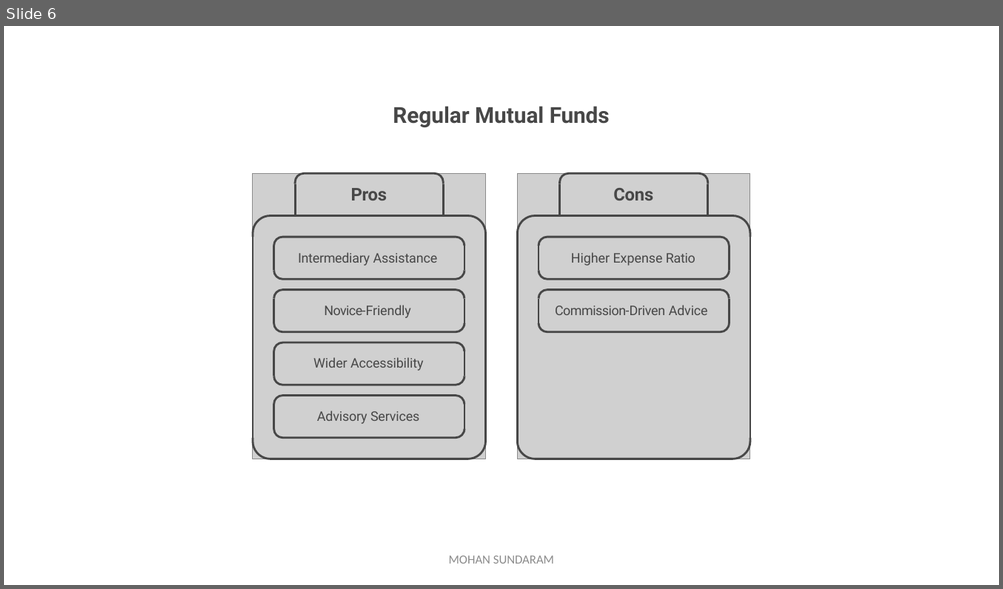
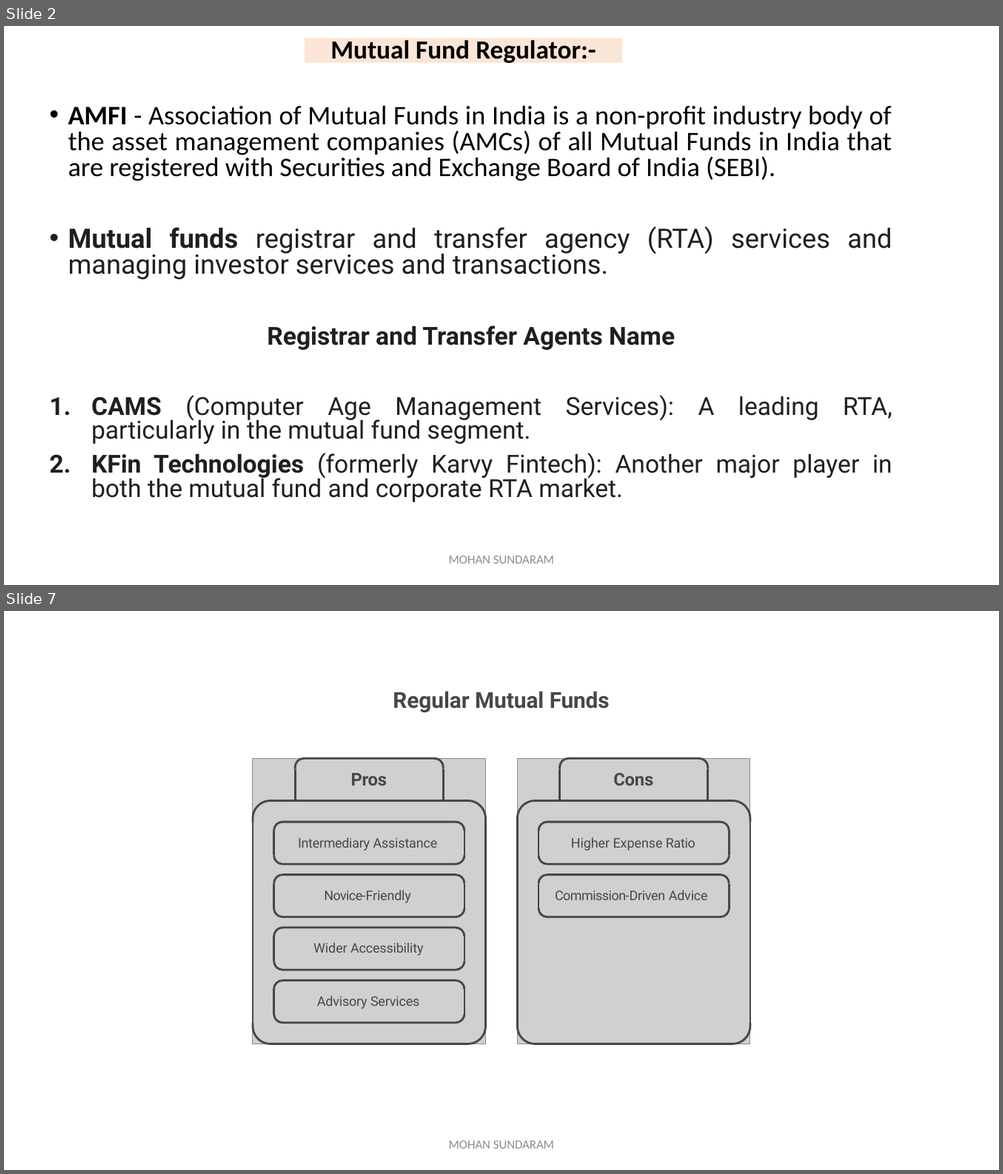
Before and after one commit to mohan4295work/Doc, a slide deck: Mutual Fund.pptx. Shown one above the other, each under a label of ours: slide 6 before the commit, slides 2 and 7 after it; the slides between them are not shown. The pictures are 1003x589 and 1003x1174 pixels, drawn with LibreOffice and Linux fonts; fonts in the diff are those of the drawing; grey boxes stand for pictures. Boxes give left, top, right and bottom in pixels: in the first picture for what was removed or moved away, otherwise in the second. Text is boxed around its words. In the diff, an @@ line names an element or a change of style, - is before the commit and + after.

Commit message:
Mutual Fund PPT
Mutual Fund

```diff
--- a/Mutual Fund.pptx
+++ b/Mutual Fund.pptx
@@ slide 2 added at [4,26,999,585], background #FFFFFF @@
@@ title added at [304,38,622,62], fill #FBE5D6, 25.2 pt, text #000000, bold @@
+Mutual Fund Regulator:-
@@ text added at [68,105,892,503], 25.9 pt, text #1F1F1F @@
+• AMFI - Association of Mutual Funds in India is a non-profit industry body of the asset management companies (AMCs) of all Mutual Funds in India that are registered with Securities and Exchange Board of India (SEBI).
+• Mutual funds registrar and transfer agency (RTA) services and managing investor services and transactions.
+Registrar and Transfer Agents Name
+1. CAMS (Computer Age Management Services): A leading RTA, particularly in the mutual fund segment.
+2. KFin Technologies (formerly Karvy Fintech): Another major player in both the mutual fund and corporate RTA market.
@@ text added at [449,556,554,564], 12 pt, text #8C8C8C @@
+MOHAN SUNDARAM
@@ what was slide 6 is now slide 7 @@
```
Also in this commit, not shown: 8 slides changed.
